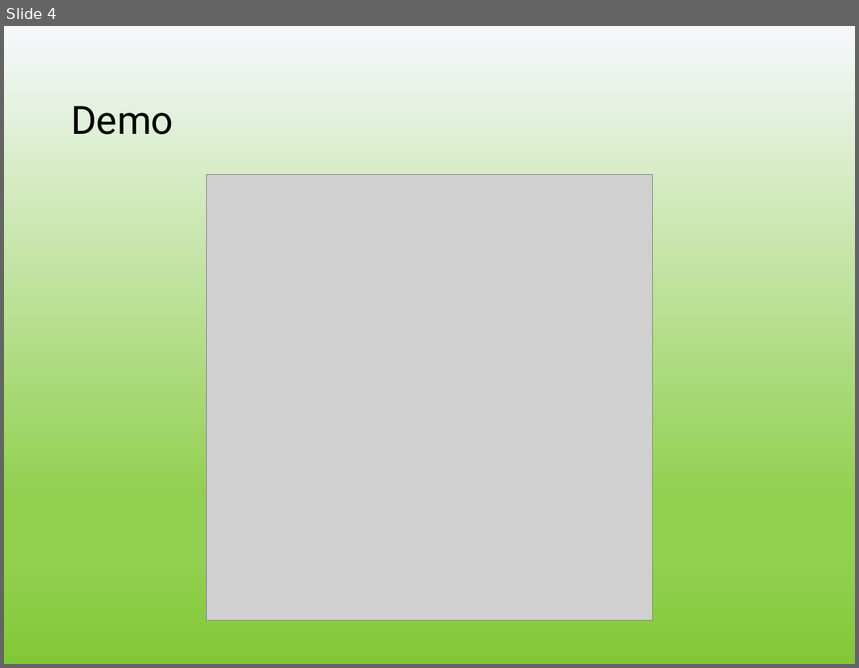
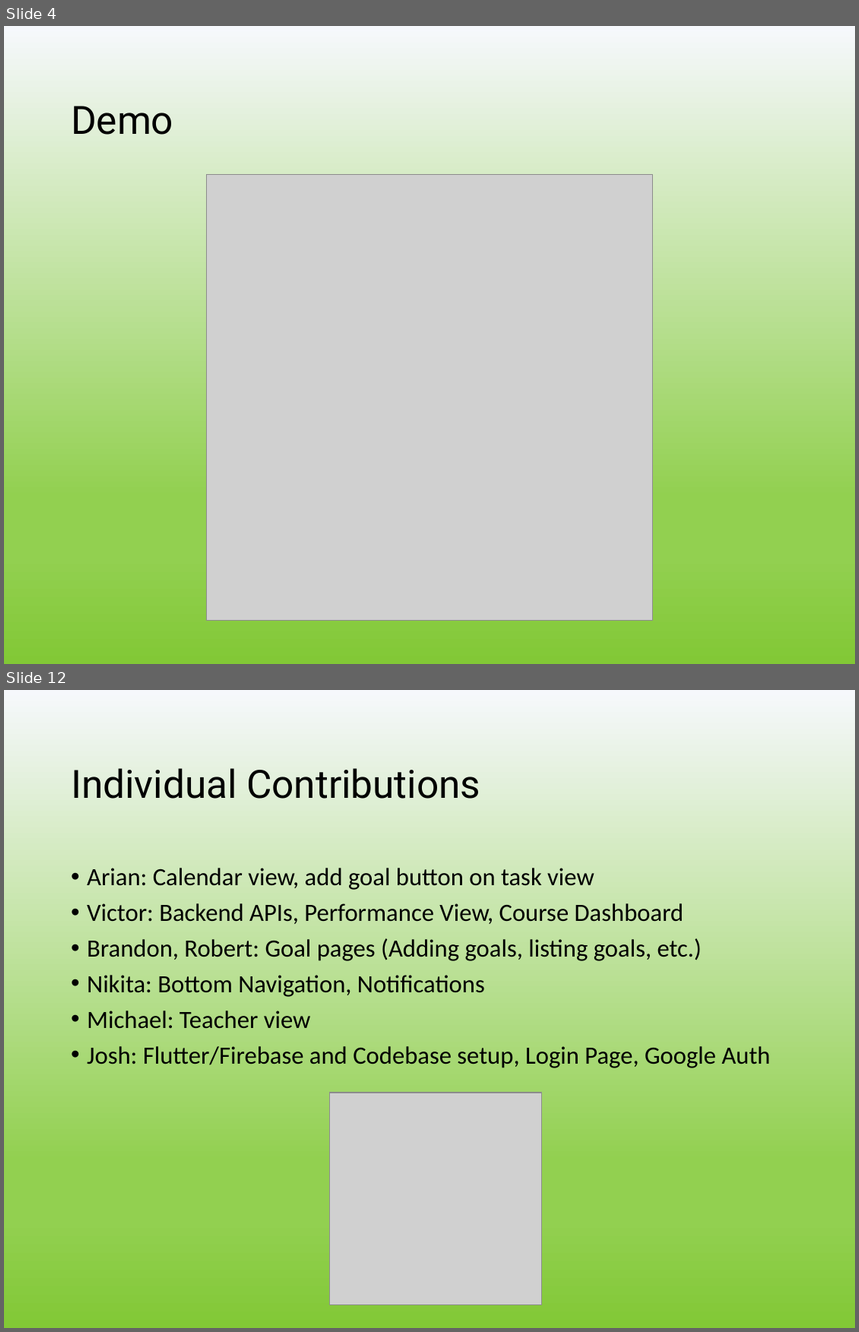
Before and after one commit to vicchig/StudentAgenda, a slide deck: d3/CSC301 TDSB Education app final presentation.pptx. Shown one above the other, each under a label of ours: slide 4 before the commit, slides 4 and 12 after it; the slides between them are not shown. The pictures are 859x668 and 859x1332 pixels, drawn with LibreOffice and Linux fonts; fonts in the diff are those of the drawing; grey boxes stand for pictures; background and template pictures are left out. Boxes give left, top, right and bottom in pixels: in the first picture for what was removed or moved away, otherwise in the second. Text is boxed around its words. In the diff, an @@ line names an element or a change of style, - is before the commit and + after.

```diff
--- a/d3/CSC301 TDSB Education app final presentation.pptx
+++ b/d3/CSC301 TDSB Education app final presentation.pptx
@@ slide 12 added at (x1=4, y1=690, x2=855, y2=1328), background picture (left out) @@
@@ title added at (x1=71, y1=768, x2=481, y2=799), 33 pt, text #000000 @@
+Individual Contributions
@@ text added at (x1=87, y1=868, x2=771, y2=1068), 21 pt, text #000000 @@
+• Arian: Calendar view, add goal button on task view
+• Victor: Backend APIs, Performance View, Course Dashboard
+• Brandon, Robert: Goal pages (Adding goals, listing goals, etc.)
+• Nikita: Bottom Navigation, Notifications
+• Michael: Teacher view
+• Josh: Flutter/Firebase and Codebase setup, Login Page, Google Auth
@@ picture added at (x1=330, y1=1093, x2=542, y2=1305) @@
```
Also in this commit, not shown: 7 slides changed, 2 other slides added, 1 slide removed.
